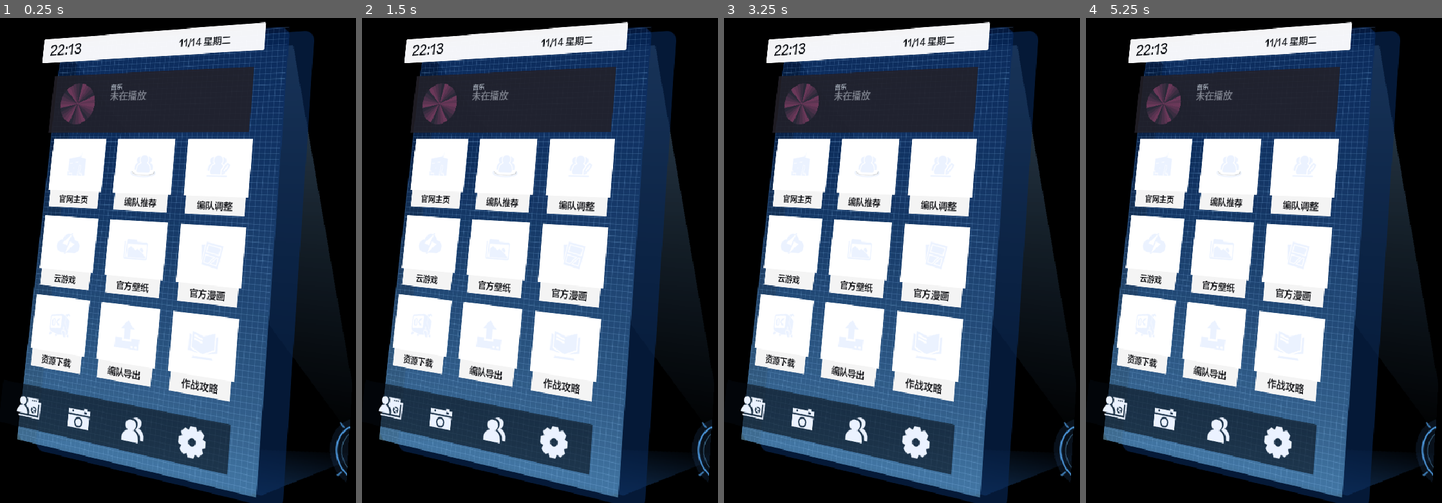
Above: before the commit, frames 1-4 (left to right).
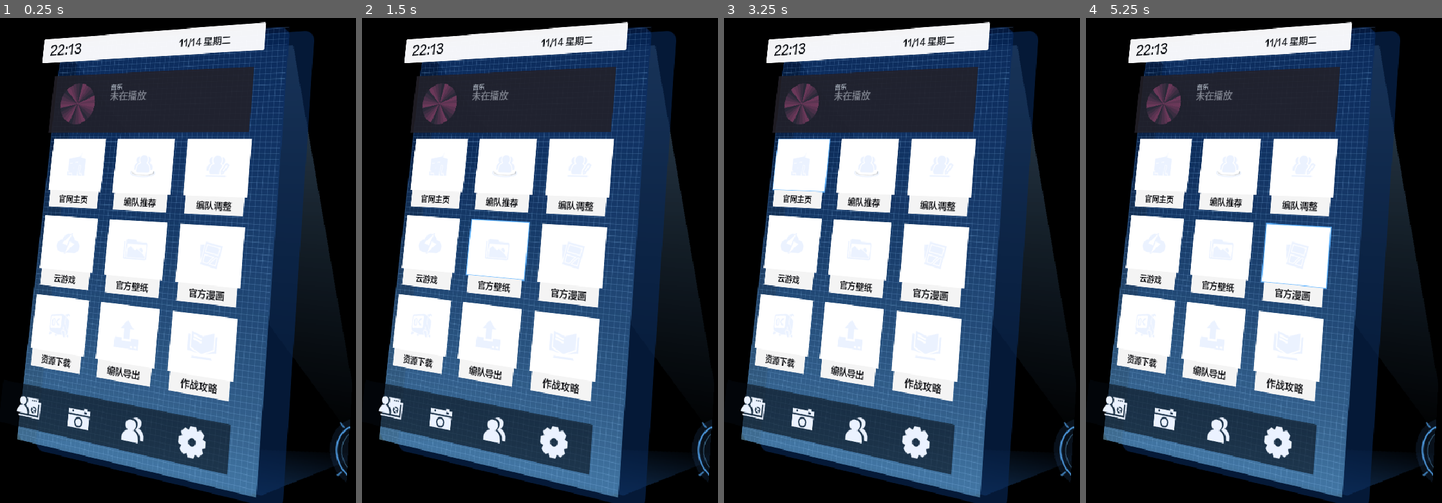
Above: after the commit, the same moments.

Repository: wobaiwoziji/pgr-panel-godot
Game: Godot game, scene res://scenes/Main.tscn
Two runs of this game, one before a commit and one after it. Both use one fixed random seed, a clock stepped at 60 frames per second and the inputs below.
Inputs (mouse positions are in pixels of both pictures, inside the frame that each line leads up to):
- Up to frame 1 (0.25 s): no input
- Up to frame 2 (1.5 s): tap Enter at 0.5 s; move the mouse to (678, 221) at 0.52 s; click (678, 221) at 0.67 s; tap Space at 1.25 s; drag from (493, 270) to (557, 347) at 1.27 s
- Up to frame 3 (3.25 s): tap Enter at 2 s; move the mouse to (987, 134) at 2.02 s; click (987, 134) at 2.17 s; tap Space at 2.75 s; drag from (919, 347) to (813, 168) at 2.77 s
- Up to frame 4 (5.25 s): tap Enter at 3.5 s; move the mouse to (1438, 323) at 3.52 s; click (1438, 323) at 3.67 s; tap Space at 4.25 s; drag from (1175, 168) to (1239, 115) at 4.27 s; move the mouse to (1328, 245) at 5.02 s; click (1328, 245) at 5.17 s

The runs differ from the first frame. In frame 1, 1.5% of the frame differs, in the area x 11-72%, y 24-80%; in frame 2, 1.6%; in frame 3, 1.6%; in frame 4, 1.6%.

Commit message:
feat: grid hover/scroll, click actions, lens toggle, right-drag window, position memory

Diff:
--- /dev/null
+++ b/scripts/grid_view.gd
@@ -0,0 +1,105 @@
+extends Node2D
+## 九宫格：负责画单元格、hover 高亮和滚动偏移（由父级裁剪）
+
+const COLS := 3
+const CELL_W := 122.0
+const BOX_H := 102.0
+const LABEL_H := 32.0
+const GAP_X := 26.0
+const GAP_Y := 18.0
+const VIEW_H := 438.0
+
+const COL_CELL := Color(5, 7, 12, 1)
+const COL_CELL_HOVER := Color(10, 18, 30, 1)
+const COL_LABEL := Color(0.957, 0.957, 0.957, 1)
+const COL_LABEL_FG := Color(0.031, 0.035, 0.051, 1)
+
+var buttons: Array = []
+var textures := {}
+var scroll := 0.0
+var hover := -1
+var pressed := -1
+var font: FontFile
+
+
+func content_height() -> float:
+	var rows := int(ceil(buttons.size() / float(COLS)))
+	return rows * (BOX_H + LABEL_H + GAP_Y) - GAP_Y
+
+
+func max_scroll() -> float:
+	return maxf(0.0, content_height() - VIEW_H)
+
+
+func set_scroll(v: float) -> void:
+	var s := clampf(v, 0.0, max_scroll())
+	if not is_equal_approx(s, scroll):
+		scroll = s
+		queue_redraw()
+
+
+func row_top(index: int) -> float:
+	return (index / COLS) * (BOX_H + LABEL_H + GAP_Y) - scroll
+
+
+## 返回鼠标（本节点坐标）命中的单元格序号，没命中返回 -1
+func hit(local: Vector2) -> int:
+	if local.x < 0 or local.x > COLS * CELL_W + (COLS - 1) * GAP_X or local.y < 0 or local.y > VIEW_H:
+		return -1
+	var col := int(local.x / (CELL_W + GAP_X))
+	var row := int((local.y + scroll) / (BOX_H + LABEL_H + GAP_Y))
+	var idx := row * COLS + col
+	if idx < 0 or idx >= buttons.size():
+		return -1
+	var x := col * (CELL_W + GAP_X)
+	var y := row_top(idx)
+	if local.x > x + CELL_W or local.y < y or local.y > y + BOX_H + LABEL_H:
+		return -1
+	return idx
+
+
+func _draw() -> void:
+	if font == null:
+		return
+	for i in buttons.size():
+		var col := i % COLS
+		var y := row_top(i)
+		if y > VIEW_H or y + BOX_H + LABEL_H < 0:
+			continue
+		var x := col * (CELL_W + GAP_X)
+		var box := Rect2(x, y, CELL_W, BOX_H)
+		draw_rect(box, COL_CELL_HOVER if i == hover else COL_CELL)
+
+		var tex: Texture2D = textures.get(buttons[i].get("icon", ""))
+		if tex:
+			var s: float = minf(box.size.x, box.size.y) * 0.56
+			var dst := Rect2(box.get_center() - Vector2(s, s) * 0.5, Vector2(s, s))
+			draw_texture_rect(tex, dst, false, Color(0.92, 0.95, 1.0))
+
+		if i == hover:
+			draw_rect(box, Color(0.35, 0.69, 1.0, 0.85), false, 1.5)
+
+		var label: String = buttons[i].get("label", "")
+		var lr := Rect2(x + CELL_W * 0.04, y + BOX_H, CELL_W * 0.92, LABEL_H)
+		draw_rect(lr, COL_LABEL)
+		var fs := 17
+		var tw := font.get_string_size(label, HORIZONTAL_ALIGNMENT_LEFT, -1, fs).x
+		if tw > lr.size.x - 6:
+			fs = int(fs * (lr.size.x - 6) / tw)
+			tw = font.get_string_size(label, HORIZONTAL_ALIGNMENT_LEFT, -1, fs).x
+		draw_string(
+			font,
+			Vector2(lr.get_center().x - tw * 0.5, lr.position.y + lr.size.y * 0.5 + fs * 0.36),
+			label,
+			HORIZONTAL_ALIGNMENT_LEFT,
+			-1,
+			fs,
+			COL_LABEL_FG
+		)
+
+	if max_scroll() > 0:
+		var ratio := VIEW_H / content_height()
+		var bar_h := VIEW_H * ratio
+		var bar_y := (VIEW_H - bar_h) * (scroll / max_scroll())
+		draw_rect(Rect2(COLS * CELL_W + (COLS - 1) * GAP_X + 6, 0, 4, VIEW_H), Color(0.6, 0.7, 0.8, 0.14))
+		draw_rect(Rect2(COLS * CELL_W + (COLS - 1) * GAP_X + 6, bar_y, 4, bar_h), Color(0.85, 0.93, 1.0, 0.75))
--- a/scripts/main.gd
+++ b/scripts/main.gd
@@ -15,11 +15,18 @@
 
 var shot_path := ""
 var ui: Node2D
+var _inv_h: Array = []
+var _cfg := {}
+var _dragging := false
+var _mouse0 := Vector2i.ZERO
+var _win0 := Vector2i.ZERO
 
 
 func _ready() -> void:
 	DisplayServer.window_set_flag(DisplayServer.WINDOW_FLAG_BORDERLESS, true)
 	get_viewport().transparent_bg = true
+	_load_cfg()
+	_restore_pos()
 
 	var sub := SubViewport.new()
 	sub.size = Vector2i(CANVAS)
@@ -54,6 +61,9 @@
 			"playing": true,
 		})
 
+	if "--probe" in OS.get_cmdline_user_args():
+		_probe()
+
 	for arg in OS.get_cmdline_user_args():
 		if arg.begins_with("--shot="):
 			shot_path = arg.substr(7)
@@ -63,6 +73,14 @@
 
 func _on_track(track: Dictionary) -> void:
 	ui.set_track(track)
+
+
+func _probe() -> void:
+	for p in [Vector2(200, 300), Vector2(784, 748), Vector2(300, 700), Vector2(120, 100)]:
+		var q := _project(p)
+		var back := screen_to_canvas(q)
+		print("probe ", p, " -> screen ", q.round(), " -> back ", back.round(), " hit ", ui.hit(back))
+	get_tree().quit()
 
 
 # ── 透视矩阵 ──────────────────────────────────────────────
@@ -109,7 +127,119 @@
 	mat.set_shader_parameter("h1", Vector3(inv[1], inv[4], inv[7]))
 	mat.set_shader_parameter("h2", Vector3(inv[2], inv[5], inv[8]))
 	mat.set_shader_parameter("canvas", CANVAS)
+	_inv_h = inv
 	return mat
+
+
+# ── 输入：屏幕坐标 → 画布坐标（逆单应） ──
+func screen_to_canvas(q: Vector2) -> Vector2:
+	if _inv_h.is_empty():
+		return q
+	var a: float = _inv_h[0]
+	var b: float = _inv_h[1]
+	var c: float = _inv_h[2]
+	var d: float = _inv_h[3]
+	var e: float = _inv_h[4]
+	var f: float = _inv_h[5]
+	var g: float = _inv_h[6]
+	var h: float = _inv_h[7]
+	var i: float = _inv_h[8]
+	var w := g * q.x + h * q.y + i
+	if absf(w) < 1e-6:
+		return Vector2(-9999, -9999)
+	return Vector2((a * q.x + b * q.y + c) / w, (d * q.x + e * q.y + f) / w) * CANVAS
+
+
+func _unhandled_input(event: InputEvent) -> void:
+	if event is InputEventMouseMotion:
+		ui.cursor_move(screen_to_canvas(event.position))
+		if _dragging:
+			var d := DisplayServer.mouse_get_position() - _mouse0
+			DisplayServer.window_set_position(_win0 + d)
+		return
+
+	if event is InputEventMouseButton:
+		if event.button_index == MOUSE_BUTTON_WHEEL_UP and event.pressed:
+			ui.wheel(-70.0)
+			return
+		if event.button_index == MOUSE_BUTTON_WHEEL_DOWN and event.pressed:
+			ui.wheel(70.0)
+			return
+		if event.button_index == MOUSE_BUTTON_RIGHT:
+			if event.pressed:
+				_dragging = true
+				_mouse0 = DisplayServer.mouse_get_position()
+				_win0 = DisplayServer.window_get_position()
+			else:
+				_dragging = false
+			return
+		if event.button_index == MOUSE_BUTTON_LEFT and event.pressed:
+			_click(screen_to_canvas(event.position))
+
+
+func _click(p: Vector2) -> void:
+	var hit: Dictionary = ui.hit(p)
+	if hit.is_empty():
+		return
+	match hit.get("type", ""):
+		"lens":
+			ui.set_open(not ui.open)
+		"cell":
+			var b: Dictionary = ui.buttons[hit["index"]]
+			_launch(b.get("id", ""))
+		"quick":
+			var quick: Array = ui.cfg.get("panel", {}).get("quick", [])
+			if hit["index"] < quick.size():
+				_launch(quick[hit["index"]].get("id", ""))
+
+
+func _launch(id: String) -> void:
+	var action: Dictionary = _cfg.get("actions", {}).get(id, {})
+	var value := _expand(action.get("value", ""))
+	if value == "":
+		return
+	OS.shell_open(value)
+
+
+func _expand(text: String) -> String:
+	var re := RegEx.new()
+	re.compile("%([^%]+)%")
+	var out := text
+	for m in re.search_all(text):
+		out = out.replace(m.get_string(0), OS.get_environment(m.get_string(1)))
+	return out
+
+
+func _load_cfg() -> void:
+	var f := FileAccess.open("res://config.json", FileAccess.READ)
+	if f:
+		var data = JSON.parse_string(f.get_as_text())
+		if data is Dictionary:
+			_cfg = data
+
+
+func _restore_pos() -> void:
+	var cf := ConfigFile.new()
+	if cf.load("user://window.cfg") != OK:
+		return
+	if not cf.has_section_key("win", "x"):
+		return
+	var pos := Vector2i(int(cf.get_value("win", "x")), int(cf.get_value("win", "y")))
+	DisplayServer.window_set_position(pos)
+
+
+func _save_pos() -> void:
+	var cf := ConfigFile.new()
+	var pos := DisplayServer.window_get_position()
+	cf.set_value("win", "x", pos.x)
+	cf.set_value("win", "y", pos.y)
+	cf.save("user://window.cfg")
+
+
+func _notification(what: int) -> void:
+	if what == NOTIFICATION_WM_CLOSE_REQUEST or what == NOTIFICATION_WM_GO_BACK_REQUEST:
+		_save_pos()
+		get_tree().quit()
 
 
 ## 单位方形 (0,0)(1,0)(1,1)(0,1) → 四边形，返回行主序 3×3
--- a/scripts/ui_view.gd
+++ b/scripts/ui_view.gd
@@ -39,14 +39,62 @@
 var _title_w := 0.0
 var _artist: Label
 var _media_clip: Control
+var grid
+var grid_clip
+var open := true
+var cfg := {}
 
 
 func _ready() -> void:
+	_load_config()
 	for b in buttons:
-		textures[b.icon] = load("res://assets/icons/%s.png" % b.icon)
+		textures[b.get("icon", "")] = load("res://assets/icons/%s.png" % b.get("icon", ""))
 	for q in quick:
 		textures[q] = load("res://assets/icons/%s.png" % q)
 	_build_text_layer()
+	_build_grid_layer()
+
+
+func _load_config() -> void:
+	var f := FileAccess.open("res://config.json", FileAccess.READ)
+	if f == null:
+		return
+	var data = JSON.parse_string(f.get_as_text())
+	if data is Dictionary:
+		cfg = data
+		var panel: Dictionary = cfg.get("panel", {})
+		if panel.has("buttons"):
+			buttons = panel["buttons"]
+		if panel.has("quick"):
+			var q: Array = []
+			for item in panel["quick"]:
+				q.append(item.get("icon", ""))
+			if q.size() > 0:
+				quick = q
+
+
+func set_open(v: bool) -> void:
+	open = v
+	if grid_clip:
+		grid_clip.visible = v
+	queue_redraw()
+
+
+func _build_grid_layer() -> void:
+	var area := Rect2(PANEL.position + Vector2(8, 196), Vector2(420, 438))
+	grid_clip = Control.new()
+	grid_clip.position = area.position
+	grid_clip.size = area.size
+	grid_clip.clip_contents = true
+	grid_clip.mouse_filter = Control.MOUSE_FILTER_IGNORE
+	add_child(grid_clip)
+
+	grid = Node2D.new()
+	grid.set_script(load("res://scripts/grid_view.gd"))
+	grid.font = FONT_BODY
+	grid.buttons = buttons
+	grid.textures = textures
+	grid_clip.add_child(grid)
 
 
 func set_track(t: Dictionary) -> void:
@@ -124,13 +172,57 @@
 	_title_b.position.x = off + span
 
 
+# ── 交互 ──
+func grid_area() -> Rect2:
+	return Rect2(PANEL.position + Vector2(8, 196), Vector2(420, 438))
+
+
+func hit(p: Vector2) -> Dictionary:
+	if p.distance_to(LENS_CENTER) < 60.0:
+		return { "type": "lens" }
+	if not open:
+		return {}
+	var area := grid_area()
+	if area.has_point(p):
+		var idx: int = grid.hit(p - area.position)
+		if idx >= 0:
+			return { "type": "cell", "index": idx }
+	var y := PANEL.end.y - 34 - 56
+	var x0 := PANEL.position.x - 38
+	var step := 456.0 / maxf(quick.size(), 1)
+	for i in quick.size():
+		if Rect2(Vector2(x0 + step * i, y - 12), Vector2(step, 80)).has_point(p):
+			return { "type": "quick", "index": i }
+	return {}
+
+
+func cursor_move(p: Vector2) -> void:
+	if grid == null:
+		return
+	var idx := -1
+	var area := grid_area()
+	if open and area.has_point(p):
+		idx = grid.hit(p - area.position)
+	if idx != grid.hover:
+		grid.hover = idx
+		grid.queue_redraw()
+
+
+func wheel(dy: float) -> void:
+	if grid == null:
+		return
+	grid.set_scroll(grid.scroll + dy)
+
+
 
 func _draw() -> void:
+	if not open:
+		_draw_lens()
+		return
 	_draw_beams()
 	_draw_plane()
 	_draw_header()
 	_draw_media()
-	_draw_grid()
 	_draw_quick()
 	_draw_lens()
 
@@ -226,49 +318,6 @@
 		draw_polygon(pts, PackedColorArray([col, col, col]))
 
 
-func _draw_grid() -> void:
-	var area := Rect2(PANEL.position + Vector2(8, 196), Vector2(420, 438))
-	var cols := 3
-	var gap_x := 26.0
-	var gap_y := 18.0
-	var cell_w := (area.size.x - gap_x * 2) / 3.0
-	var box_h := 102.0
-	var label_h := 32.0
-
-	for i in buttons.size():
-		var row := i / cols
-		var col := i % cols
-		var p := area.position + Vector2(col * (cell_w + gap_x), row * (box_h + label_h + gap_y))
-		if p.y + box_h > area.end.y + 40:
-			continue
-		var box := Rect2(p, Vector2(cell_w, box_h))
-		draw_rect(box, COL_CELL)
-
-		var tex: Texture2D = textures.get(buttons[i].icon)
-		if tex:
-			var s: float = min(box.size.x, box.size.y) * 0.56
-			var dst := Rect2(box.get_center() - Vector2(s, s) * 0.5, Vector2(s, s))
-			draw_texture_rect(tex, dst, false, Color(0.92, 0.95, 1.0))
-
-		var lr := Rect2(p + Vector2(cell_w * 0.04, box_h), Vector2(cell_w * 0.92, label_h))
-		draw_rect(lr, COL_LABEL)
-		var text: String = buttons[i].label
-		var fs := 17
-		var tw := FONT_BODY.get_string_size(text, HORIZONTAL_ALIGNMENT_LEFT, -1, fs).x
-		if tw > lr.size.x - 6:
-			fs = int(fs * (lr.size.x - 6) / tw)
-			tw = FONT_BODY.get_string_size(text, HORIZONTAL_ALIGNMENT_LEFT, -1, fs).x
-		draw_string(
-			FONT_BODY,
-			Vector2(lr.get_center().x - tw * 0.5, lr.position.y + lr.size.y * 0.5 + fs * 0.36),
-			text,
-			HORIZONTAL_ALIGNMENT_LEFT,
-			-1,
-			fs,
-			COL_LABEL_FG
-		)
-
-
 func _draw_quick() -> void:
 	var y := PANEL.end.y - 34 - 56
 	var x0 := PANEL.position.x - 38
